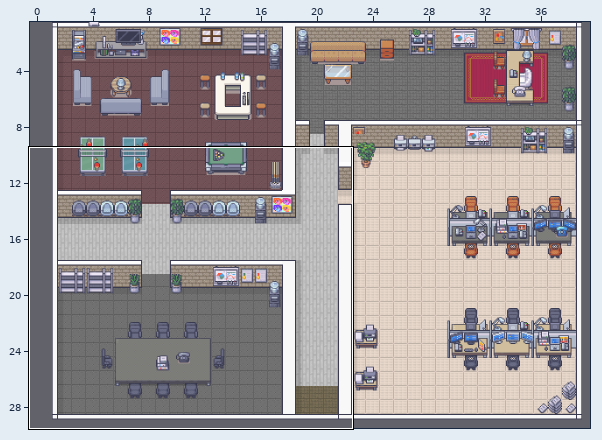
Tiled map -- frontend/public/assets/maps/PixelOfficeMap.tmx. The picture above shows the old version from afar; the outline marks the close-up.
Close-up. First the earlier version:
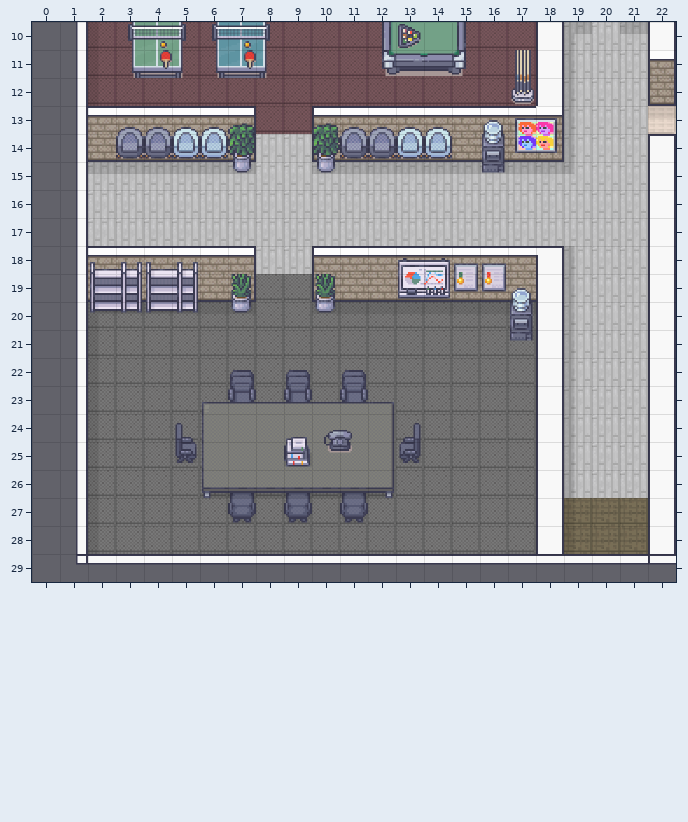
Cells are 32x32 px. Shown: x 0..22, y 10..29. The commit also changed other parts of the map, which this record leaves out.
The same view after the edit:
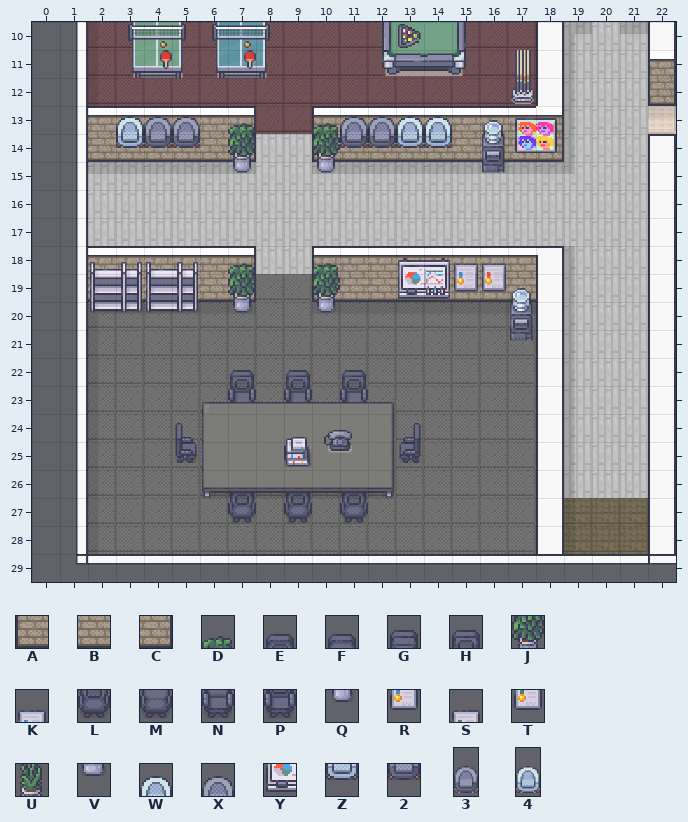
Key: from "FloorAndGround": A 656, B 657, C 658; from "Modern_Office_Black_Shadow": D 118, E 128, F 129, G 130, H 131, J 134, K 135, L 144, M 145, N 146, P 147, Q 150, R 151, S 167, T 183, U 214, V 230, W 243, X 244, Y 249, Z 259, 2 260; from "chair": 3 12, 4 13.
_ is an empty cell.
Diff:
{"where": "layer \"Ground\""}
{"y":14,"x":3,"old":"BBBB","new":"____"}
{"y":14,"x":11,"old":"BBBB","new":"____"}
{"y":19,"x":7,"old":"C","new":"_"}
{"y":19,"x":10,"old":"A","new":"_"}
{"where": "layer \"walls\""}
{"y":14,"x":3,"old":"____","new":"BBBB"}
{"y":14,"x":11,"old":"____","new":"BBBB"}
{"y":19,"x":7,"old":"_","new":"C"}
{"y":19,"x":10,"old":"_","new":"A"}
{"where": "layer \"chairs\""}
{"y":13,"x":3,"old":"___","new":"WXX"}
{"y":13,"x":11,"old":"____","new":"XXWW"}
{"y":14,"x":3,"old":"3344","new":"Z22_"}
{"y":14,"x":11,"old":"3344","new":"22ZZ"}
{"y":22,"x":7,"old":"G","new":"H"}
{"y":22,"x":9,"old":"G","new":"H"}
{"y":22,"x":11,"old":"G","new":"H"}
{"y":23,"x":7,"old":"N","new":"P"}
{"y":23,"x":9,"old":"N","new":"P"}
{"y":23,"x":11,"old":"N","new":"P"}
{"y":26,"x":7,"old":"F","new":"E"}
{"y":26,"x":9,"old":"F","new":"E"}
{"y":26,"x":11,"old":"F","new":"E"}
{"y":27,"x":7,"old":"M","new":"L"}
{"y":27,"x":9,"old":"M","new":"L"}
{"y":27,"x":11,"old":"M","new":"L"}
{"where": "layer \"furniture\""}
{"y":18,"x":7,"old":"_","new":"D"}
{"y":18,"x":10,"old":"_","new":"D"}
{"y":19,"x":7,"old":"_","new":"J"}
{"y":19,"x":10,"old":"_","new":"J"}
{"y":20,"x":7,"old":"_","new":"Q"}
{"y":20,"x":10,"old":"_","new":"Q"}
{"where": "layer \"computers\""}
{"y":19,"x":13,"old":"_","new":"Y"}
{"where": "layer \"decoration\""}
{"y":18,"x":15,"old":"S","new":"K"}
{"y":19,"x":7,"old":"U","new":"_"}
{"y":19,"x":10,"old":"U","new":"_"}
{"y":19,"x":15,"old":"T","new":"R"}
{"y":20,"x":7,"old":"V","new":"_"}
{"y":20,"x":10,"old":"V","new":"_"}
